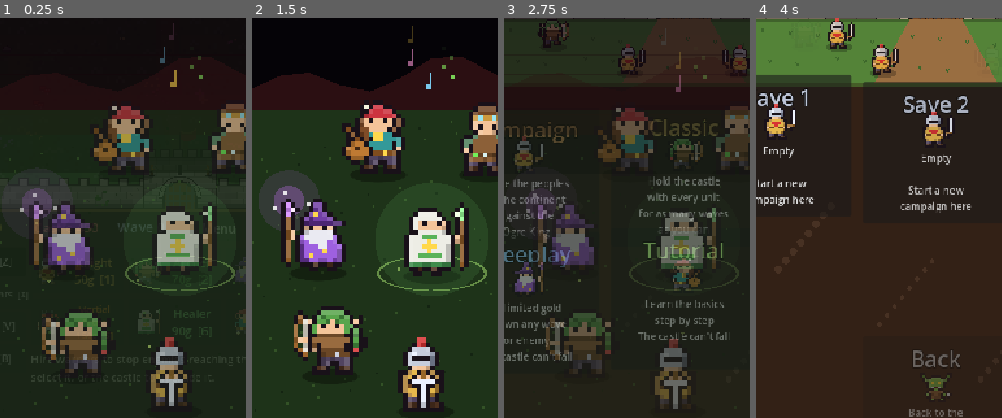
Above: before the commit, frames 1-4 (left to right).
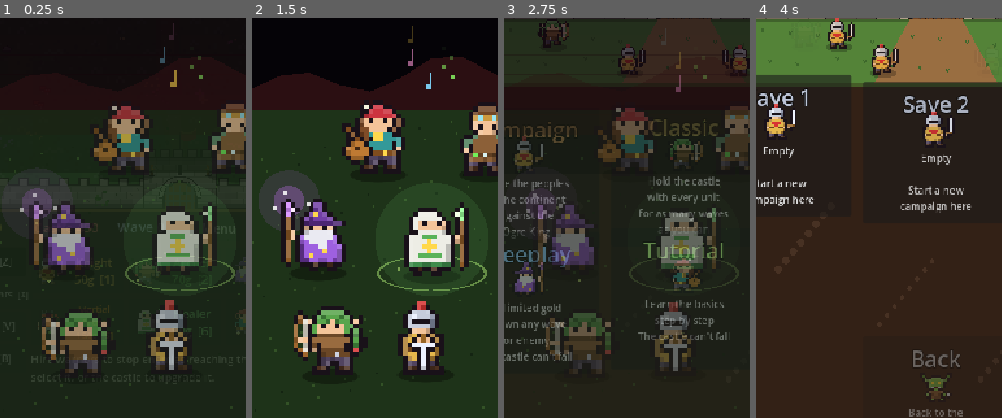
Above: after the commit, the same moments.

Repository: JaydonDiaz/Hold_The_Line
Game: Godot game, scene res://main.tscn
The game is run twice, just before and just after one commit, with the same random seed, the same clock (stepped at 60 frames per second) and the same inputs.
Inputs:
- Up to frame 1 (0.25 s): no input
- Up to frame 2 (1.5 s): click "Start Wave 1" at 0.5 s; click "Start Wave 1" at 1.25 s
- Up to frame 3 (2.75 s): click "Start Game" at 2 s
- Up to frame 4 (4 s): click "Campaign" at 2.75 s; click "Campaign" at 3.5 s
The pictures show only the part of the screen within x 13-63%, y 50-100%; the shares and areas given below are measured in that part.

The runs differ from the first frame. In frame 1, 2.5% of the frame differs, in the area x 59-79%, y 70-97%; in frame 2, 3.9%, in the area x 59-79%, y 70-99%; in frame 3, 2.1%; in frame 4, nothing differs.

Commit message:
Splash: the Knight stands in the middle of the front row, clear of the bottom edge; the boot splash's club removed from make_art.gd too
Co-Authored-By: Claude Opus 5.5 <noreply@anthropic.com>

Diff:
--- a/scripts/splash_art.gd
+++ b/scripts/splash_art.gd
@@ -13,7 +13,7 @@
 # The troops: [kind, centre x, foot y, facing left].
 const TROOPS := [["bard", 250.0, 724.0, true], ["alchemist", 392.0, 724.0, false],
 	["mage", 172.0, 852.0, true], ["healer", 320.0, 856.0, false], ["frost", 468.0, 852.0, false],
-	["archer", 188.0, 986.0, true], ["swordsman", 312.0, 1032.0, false], ["martial", 452.0, 986.0, true]]
+	["archer", 188.0, 986.0, true], ["swordsman", 312.0, 984.0, false], ["martial", 452.0, 986.0, true]]
 const PIX := 4.0   # the Ogre King is drawn at a quarter size and shown 4x: chunky pixels, like the rest of the game
 
 var t := 0.0
--- a/tools/make_art.gd
+++ b/tools/make_art.gd
@@ -40,7 +40,7 @@
 		[362, [["bard", "serenade", 112, true], ["alchemist", "catch", 208, false]], 0.78],
 		[430, [["mage", "", 66, true], ["healer", "raise", 160, false], ["frost", "", 254, false]], 0.9],
 		[490, [["archer", "draw", 62, true], ["martial", "stance", 258, false]], 1.0],
-		[516, [["swordsman", "plant", 160, false]], 1.0],   # out in front of the others
+		[492, [["swordsman", "plant", 160, false]], 1.0],   # in the middle of the front row
 	]
 	for row in rows:
 		var feet: int = row[0]
@@ -108,21 +108,20 @@
 					canvas.set_pixelv(q, Color(b * 0.6, b * 0.6, b * 0.65))
 
 
-## The Ogre King looming in the dark behind the army: crown, head, shoulders and club as
-## one huge shadow, lit at the rim by the red horizon, and his eyes burning.
+## The Ogre King looming in the dark behind the army: crown, head and shoulders (no club,
+## as on the start screen) as one huge shadow, lit at the rim by the red horizon, and his eyes burning.
 func _ogre_king() -> void:
 	var shade := Color(0.02, 0.01, 0.02)   # darker than the sky behind him
 	var rim := Color(0.3, 0.08, 0.08)
 	var crown := PackedVector2Array([Vector2(110, 132), Vector2(112, 96), Vector2(128, 118), Vector2(142, 88), Vector2(160, 112),
 		Vector2(178, 88), Vector2(192, 118), Vector2(208, 96), Vector2(210, 132)])
-	var club := PackedVector2Array([Vector2(258, 292), Vector2(278, 302), Vector2(304, 160), Vector2(318, 126), Vector2(298, 112), Vector2(280, 146)])
 	var tusks := [PackedVector2Array([Vector2(130, 236), Vector2(138, 238), Vector2(132, 214)]),
 		PackedVector2Array([Vector2(182, 238), Vector2(190, 236), Vector2(188, 214)])]
 	var inside := func(p: Vector2) -> bool:
 		return ((p - Vector2(160, 305)) / Vector2(172, 82)).length_squared() <= 1.0 \
 				or ((p - Vector2(160, 182)) / Vector2(66, 60)).length_squared() <= 1.0 \
 				or ((p - Vector2(160, 228)) / Vector2(60, 32)).length_squared() <= 1.0 \
-				or Geometry2D.is_point_in_polygon(p, crown) or Geometry2D.is_point_in_polygon(p, club)
+				or Geometry2D.is_point_in_polygon(p, crown)
 	for y in H:
 		for x in W:
 			var p := Vector2(x + 0.5, y + 0.5) / K
Binary file changed: splash.png
